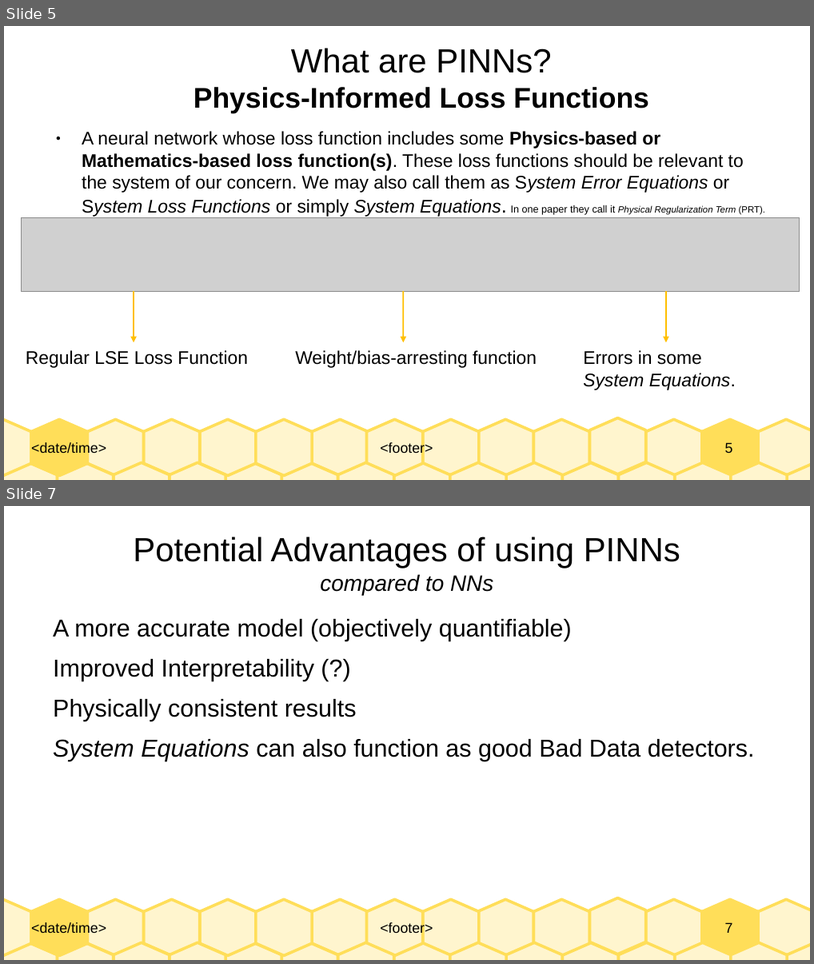
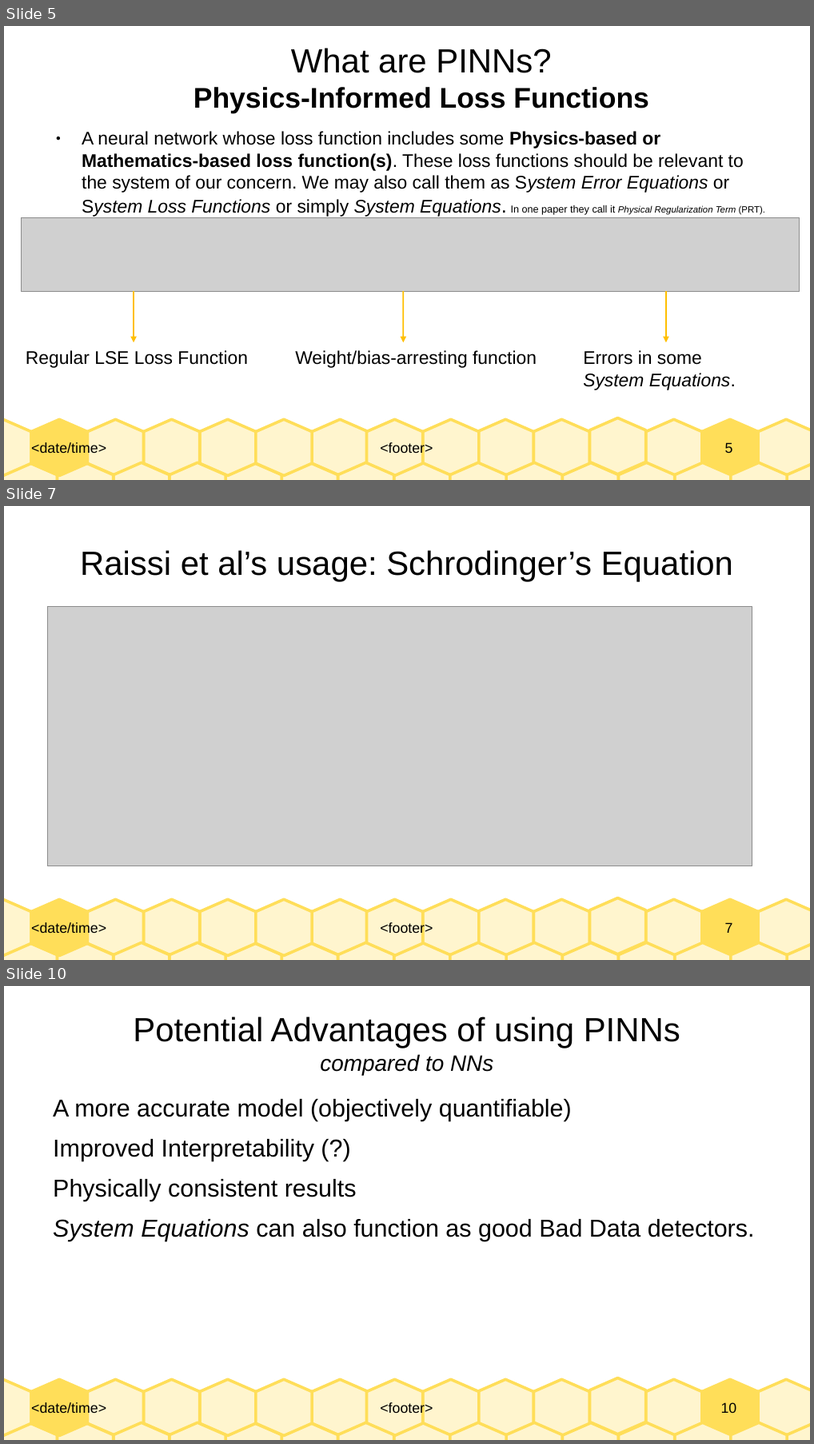
Before and after one commit to Realife-Brahmin/OriginalDocsHub, a slide deck: research_showcase/physicsInformedNeuralNetworks_aryan_ritwajeet_jha.odp. Shown one above the other, each under a label of ours: slides 5 and 7 before the commit, slides 5, 7 and 10 after it; the slides between them are not shown. The pictures are 814x964 and 814x1444 pixels, drawn with LibreOffice and Linux fonts; fonts in the diff are those of the drawing; grey boxes stand for pictures. Boxes give left, top, right and bottom in pixels: in the first picture for what was removed or moved away, otherwise in the second. Text is boxed around its words. In the diff, an @@ line names an element or a change of style, - is before the commit and + after.

```diff
--- a/research_showcase/physicsInformedNeuralNetworks_aryan_ritwajeet_jha.odp
+++ b/research_showcase/physicsInformedNeuralNetworks_aryan_ritwajeet_jha.odp
@@ slide 7 added at (x1=4, y1=506, x2=810, y2=960), background #FFFFFF; not listed: 33 template elements that a slide beside it also shows @@
@@ title added at (x1=80, y1=550, x2=734, y2=582), 33 pt, text #000000 @@
+Raissi et al’s usage: Schrodinger’s Equation
@@ picture added at (x1=48, y1=607, x2=754, y2=866) @@
@@ what was slide 7 is now slide 10 @@
@@ page number at (x1=722, y1=1402, x2=738, y2=1412): text changed @@
-7
+10
```
Also in this commit, not shown: 4 slides changed, 1 other slide added, 1 slide removed, 1 other file.
